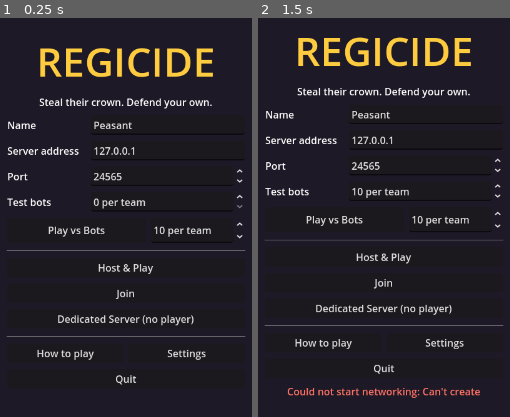
Above: before the commit, frames 1-2 (left to right).
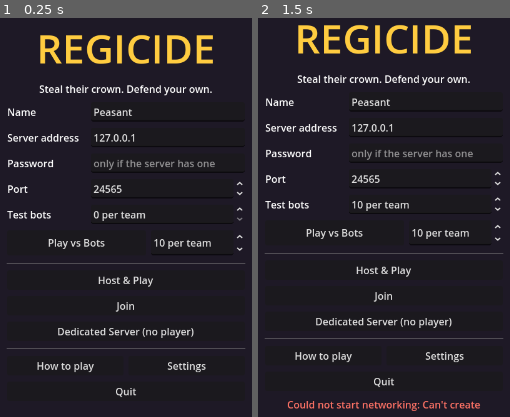
Above: after the commit, the same moments.

Repository: Mootmonthly/Regicide
Game: Godot game, scene res://scenes/main_menu.tscn
The game is run twice, just before and just after one commit, with the same random seed, the same clock (stepped at 60 frames per second) and the same inputs.
Inputs:
- Up to frame 1 (0.25 s): no input
- Up to frame 2 (1.5 s): click "Play vs Bots" at 0.5 s; click "Play vs Bots" at 1.25 s

The runs differ from the first frame. In frame 1, 13% of the frame differs, in the area x 2-98%, y 4-95%; in frame 2, 14%, in the area x 2-98%, y 1-99%.

Commit message:
Add dedicated server hosting
- server.cfg (name, motd, port, password, max players, bots), written with
  defaults on first start; command-line flags override it
- Join handshake checks game version, password and player limit
- Welcome message on join, map reset when the server empties, status log
- Main menu password field; remembers name, address and port
- server/ package: run script, systemd unit, install script, Docker files
- Build workflow stamps the version and publishes Regicide-server-linux.tar.gz
- docs/SERVER.md hosting guide

Co-Authored-By: Claude Opus 5.5 <noreply@anthropic.com>
Claude-Session: https://claude.ai/code/session_011M1vH1jhAq6VSKpxzSgXE7

Diff:
--- a/autoload/net.gd
+++ b/autoload/net.gd
@@ -18,12 +18,23 @@
 var player_name := "Peasant"
 ## Server: bots fill each team up to this many players.
 var team_fill := GameData.DEFAULT_TEAM_FILL
+## Client: password to send when joining. Server: password players must give ("" = open).
+var password := ""
+## Server settings (dedicated servers read them from server.cfg).
+var server_name := "Regicide server"
+var motd := ""
+var max_players := MAX_PEERS
+var _config_path := ""
+## Settings given as command-line flags; these win over server.cfg.
+var _cli_flags: Dictionary = {}
 ## Shown on the main menu after being sent back there.
 var last_error := ""
 
 
 func _ready() -> void:
 	_parse_command_line()
+	if mode == Mode.DEDICATED:
+		load_server_config()
 	if mode != Mode.NONE:
 		get_tree().change_scene_to_file.call_deferred(WORLD_SCENE)
 
@@ -75,6 +86,44 @@
 		get_tree().change_scene_to_file.call_deferred(MENU_SCENE)
 
 
+## The game's version ("0.2.0"; "dev" for builds made outside a release). Clients and
+## servers must match to play together.
+static func game_version() -> String:
+	return str(ProjectSettings.get_setting("application/config/version", "dev"))
+
+
+## Dedicated servers: read server.cfg (from --config, or next to the executable). If it
+## doesn't exist yet, write one with the defaults so it's easy to edit.
+func load_server_config() -> void:
+	var path := _config_path
+	if path == "":
+		var exe_dir := OS.get_executable_path().get_base_dir()
+		path = exe_dir.path_join("server.cfg") if not OS.has_feature("editor") else "user://server.cfg"
+	var cfg := ConfigFile.new()
+	var err := cfg.load(path)
+	if err != OK:
+		cfg.set_value("server", "name", server_name)
+		cfg.set_value("server", "port", port)
+		cfg.set_value("server", "password", password)
+		cfg.set_value("server", "max_players", max_players)
+		cfg.set_value("server", "bots_per_team", team_fill)
+		cfg.set_value("server", "motd", "Welcome! Steal their crown, defend your own.")
+		if cfg.save(path) == OK:
+			print("[server] Wrote a default config to %s; edit it and restart to change settings." % path)
+	server_name = str(cfg.get_value("server", "name", server_name))
+	# Flags given on the command line win over the file.
+	if not _cli_flags.has("port"):
+		port = int(cfg.get_value("server", "port", port))
+	if not _cli_flags.has("password"):
+		password = str(cfg.get_value("server", "password", ""))
+	max_players = clampi(int(cfg.get_value("server", "max_players", max_players)), 1, MAX_PEERS)
+	if not _cli_flags.has("bots"):
+		team_fill = clampi(int(cfg.get_value("server", "bots_per_team", team_fill)), 0, GameData.TEAM_SIZE)
+	motd = str(cfg.get_value("server", "motd", ""))
+	print("[server] %s · version %s · port %d · up to %d players · %s · bots per team: %d" % [
+		server_name, game_version(), port, max_players, "password required" if password != "" else "open", team_fill])
+
+
 func _parse_command_line() -> void:
 	var args := OS.get_cmdline_user_args()
 	var i := 0
@@ -92,12 +141,21 @@
 					address = next
 					i += 1
 			"--port":
+				_cli_flags[a.trim_prefix("--")] = true
 				port = int(next)
 				i += 1
 			"--name":
 				player_name = next
 				i += 1
 			"--bots":
+				_cli_flags[a.trim_prefix("--")] = true
 				team_fill = clampi(int(next), 0, GameData.TEAM_SIZE)
 				i += 1
+			"--config":
+				_config_path = next
+				i += 1
+			"--password":
+				_cli_flags[a.trim_prefix("--")] = true
+				password = next
+				i += 1
 		i += 1
--- a/autoload/settings.gd
+++ b/autoload/settings.gd
@@ -22,7 +22,7 @@
 	"controls": {"sensitivity": 1.0, "invert_y": false, "fov": 80.0},
 	"audio": {"master": 0.8, "effects": 1.0, "voice": 1.0},
 	"graphics": {"quality": 2, "render_scale": 1.0, "fullscreen": false, "vsync": true, "fps_cap": 0},
-	"general": {"seen_help": false},
+	"general": {"seen_help": false, "name": "", "address": "127.0.0.1", "port": 24565},
 }
 
 ## Section -> key -> value, starting from DEFAULTS.
--- a/project.godot
+++ b/project.godot
@@ -11,10 +11,12 @@
 [application]
 
 config/name="Regicide"
+config/version="dev"
 config/description="Medieval 50v50 arena battler: gather, build, craft, and steal the enemy crown."
 run/main_scene="res://scenes/main_menu.tscn"
 config/features=PackedStringArray("4.4", "GL Compatibility")
 config/icon="res://icon.svg"
+run/flush_stdout_on_print=true
 
 [audio]
 
--- a/scripts/game/game_mode.gd
+++ b/scripts/game/game_mode.gd
@@ -124,7 +124,7 @@
 
 
 func _on_connected_to_server() -> void:
-	request(&"register_player", [Net.player_name])
+	request(&"register_player", [Net.player_name, {"version": Net.game_version(), "password": Net.password}])
 
 
 func _on_connection_failed() -> void:
@@ -136,12 +136,45 @@
 
 
 @rpc("any_peer", "call_local", "reliable")
-func register_player(player_name: String) -> void:
+func register_player(player_name: String, info: Dictionary = {}) -> void:
 	if not server_running:
 		return
 	var peer := _sender()
-	if not records.has(peer):
-		_register(peer, player_name)
+	if records.has(peer):
+		return
+	var theirs := str(info.get("version", "unknown"))
+	if theirs != Net.game_version():
+		_send_to(peer, &"_rejected", ["This server runs Regicide %s and you have %s. Download the matching version from github.com/Mootmonthly/Regicide/releases." % [Net.game_version(), theirs]])
+		_kick_later(peer)
+		return
+	if Net.password != "" and str(info.get("password", "")) != Net.password:
+		_send_to(peer, &"_rejected", ["Wrong server password." if str(info.get("password", "")) != "" else "This server needs a password. Enter it on the main menu and join again."])
+		_kick_later(peer)
+		return
+	if _human_count() >= Net.max_players:
+		_send_to(peer, &"_rejected", ["The server is full (%d players)." % Net.max_players])
+		_kick_later(peer)
+		return
+	_register(peer, player_name)
+	if Net.is_dedicated():
+		_tell(peer, "Welcome to %s." % Net.server_name)
+		if Net.motd != "":
+			_tell(peer, Net.motd)
+
+
+func _human_count() -> int:
+	var n := 0
+	for r: PlayerRecord in records.values():
+		if not r.is_bot:
+			n += 1
+	return n
+
+
+## Drop a refused peer after its rejection message has had time to arrive.
+func _kick_later(peer: int) -> void:
+	get_tree().create_timer(1.0, true, false, true).timeout.connect(func() -> void:
+		if multiplayer.multiplayer_peer and peer in multiplayer.get_peers():
+			multiplayer.multiplayer_peer.disconnect_peer(peer))
 
 
 func _register(peer: int, player_name: String) -> void:
@@ -245,6 +278,10 @@
 			remove_summon(w)
 	records.erase(peer)
 	_scoreboard_dirty = true
+	# A dedicated server that empties out starts over, so the next group gets a fresh match.
+	if Net.is_dedicated() and peer > 0 and _human_count() == 0 and server_running:
+		print("[server] Everyone left; resetting the match.")
+		_reset_match.call_deferred()
 
 
 func _on_peer_disconnected(peer: int) -> void:
@@ -1687,8 +1724,18 @@
 # Per-tick server work: crowns, speed checks, scoreboard
 # =============================================================================
 
+var _status_log_timer := 60.0
+
+
 func _physics_process(delta: float) -> void:
 	clock += delta
+	if server_running and Net.is_dedicated():
+		_status_log_timer -= delta
+		if _status_log_timer <= 0.0:
+			_status_log_timer = 300.0
+			var t := ceili(time_left)
+			print("[status] %d players + %d bots · score %d–%d · %s" % [_human_count(), records.size() - _human_count(),
+				scores[0], scores[1], "overtime" if overtime else "%d:%02d left" % [t / 60, t % 60]])
 	if not server_running:
 		if not match_over and not overtime:
 			time_left = maxf(0.0, time_left - delta)  # count down between server updates
--- a/scripts/ui/main_menu.gd
+++ b/scripts/ui/main_menu.gd
@@ -5,6 +5,7 @@
 var _address: LineEdit
 var _port: SpinBox
 var _team_fill: SpinBox
+var _password: LineEdit
 var _practice_bots: SpinBox
 var _overlay: Control
 
@@ -35,8 +36,12 @@
 	sub.horizontal_alignment = HORIZONTAL_ALIGNMENT_CENTER
 	col.add_child(sub)
 
-	_name = _field(col, "Name", Net.player_name)
-	_address = _field(col, "Server address", Net.address)
+	var saved_name := str(Settings.get_value("general", "name"))
+	_name = _field(col, "Name", saved_name if saved_name != "" else Net.player_name)
+	_address = _field(col, "Server address", str(Settings.get_value("general", "address")))
+	_password = _field(col, "Password", "")
+	_password.secret = true
+	_password.placeholder_text = "only if the server has one"
 	var port_row := HBoxContainer.new()
 	col.add_child(port_row)
 	var port_label := Label.new()
@@ -46,7 +51,7 @@
 	_port = SpinBox.new()
 	_port.min_value = 1024
 	_port.max_value = 65535
-	_port.value = Net.port
+	_port.value = int(Settings.get_value("general", "port"))
 	_port.size_flags_horizontal = Control.SIZE_EXPAND_FILL
 	port_row.add_child(_port)
 
@@ -75,6 +80,8 @@
 	play_bots.size_flags_horizontal = Control.SIZE_EXPAND_FILL
 	play_bots.custom_minimum_size.y = 40
 	play_bots.pressed.connect(func() -> void:
+		_remember()
+		Net.password = ""
 		Net.player_name = _name.text.strip_edges()
 		Net.port = int(_port.value)
 		Net.team_fill = int(_practice_bots.value)
@@ -116,6 +123,14 @@
 		col.add_child(err)
 
 
+## Keep the name, address and port for next time (not the password).
+func _remember() -> void:
+	Settings.values["general"]["name"] = _name.text.strip_edges()
+	Settings.values["general"]["address"] = _address.text.strip_edges()
+	Settings.values["general"]["port"] = int(_port.value)
+	Settings.save_settings()
+
+
 func _open(panel: Control) -> void:
 	if is_instance_valid(_overlay):
 		_overlay.queue_free()
@@ -148,6 +163,8 @@
 	var b := Button.new()
 	b.text = text
 	b.pressed.connect(func() -> void:
+		_remember()
+		Net.password = _password.text
 		Net.player_name = _name.text.strip_edges()
 		Net.address = _address.text.strip_edges()
 		Net.port = int(_port.value)
--- /dev/null
+++ b/server/server.cfg
@@ -0,0 +1,19 @@
+; Regicide dedicated server settings. Restart the server after changing them.
+
+[server]
+
+; Shown to players when they join.
+name="Regicide server"
+motd="Welcome! Steal their crown, defend your own."
+
+; UDP port players connect to. Open/forward this port in your firewall.
+port=24565
+
+; Leave empty for an open server, or set one players must type on the main menu.
+password=""
+
+; Most human players at once (two teams of 50 = 100).
+max_players=100
+
+; Test bots per team (0 = real players only).
+bots_per_team=0
--- a/tests/gameplay_test.gd
+++ b/tests/gameplay_test.gd
@@ -97,6 +97,16 @@
 	# Clear the woods so trees don't get in the way of the mechanics tests below.
 	for r in world.resource_nodes:
 		if r.res_type == "wood":
+			r.set_amount(0)
+
+	# The map is random, so a tree or rock can stand where a test fights, dashes or
+	# builds; melee would hit it instead of the enemy. Clear those areas (gathering
+	# tests are done with resources by now).
+	for r in world.resource_nodes:
+		var p := r.position
+		var arena := p.x > -165.0 and p.x < -45.0 and p.z > -15.0 and p.z < 80.0
+		var build_site := p.x > 25.0 and p.x < 65.0 and p.z > -15.0 and p.z < 20.0
+		if arena or build_site:
 			r.set_amount(0)
 
 	# --- Crafting ---
Not shown, added: server/docker-compose.yml
Not shown, changed: .github/workflows/build.yml
Not shown, changed: README.md
Not shown, added: docs/SERVER.md
Not shown, added: server/Dockerfile
Not shown, added: server/install.sh
Not shown, added: server/regicide.service
Not shown, added: server/run-server.sh
